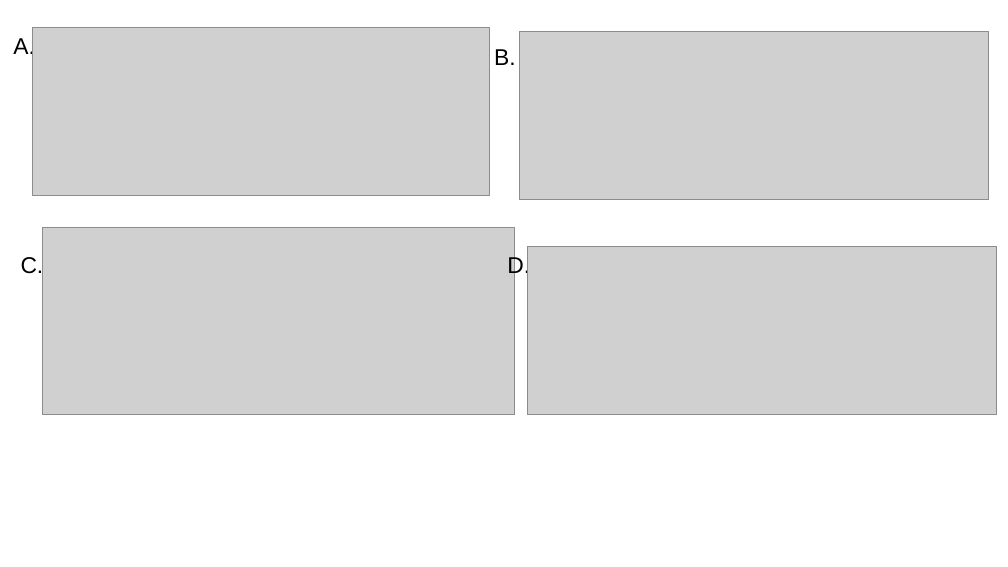
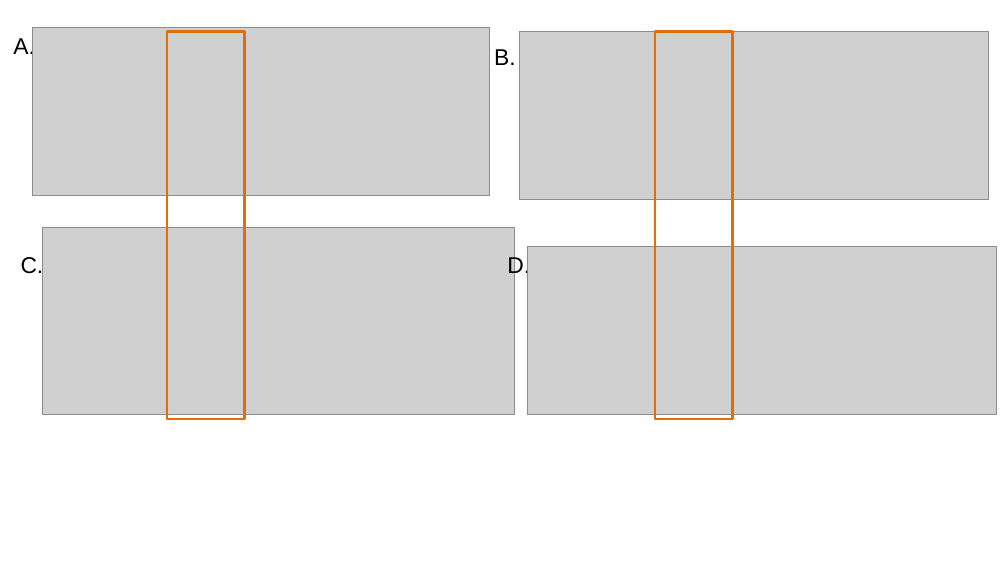
Before and after one commit to thomasare/beetles, a slide deck: slide 2 of Working_Figures.pptx. Drawn at 1008x567 pixels with LibreOffice and Linux fonts; fonts in the diff are those of the drawing; grey boxes stand for pictures. Boxes give left, top, right and bottom in pixels: in the first picture for what was removed or moved away, otherwise in the second. Text is boxed around its words. In the diff, an @@ line names an element or a change of style, - is before the commit and + after.

```diff
--- a/Working_Figures.pptx
+++ b/Working_Figures.pptx
@@ rectangle added at <box>167,31,245,419</box>, outline #E46C0A 2 pt @@
@@ rectangle added at <box>656,31,734,419</box>, outline #E46C0A 2 pt @@
```
Also in this commit, not shown: 1 slide added, 1 other file.
